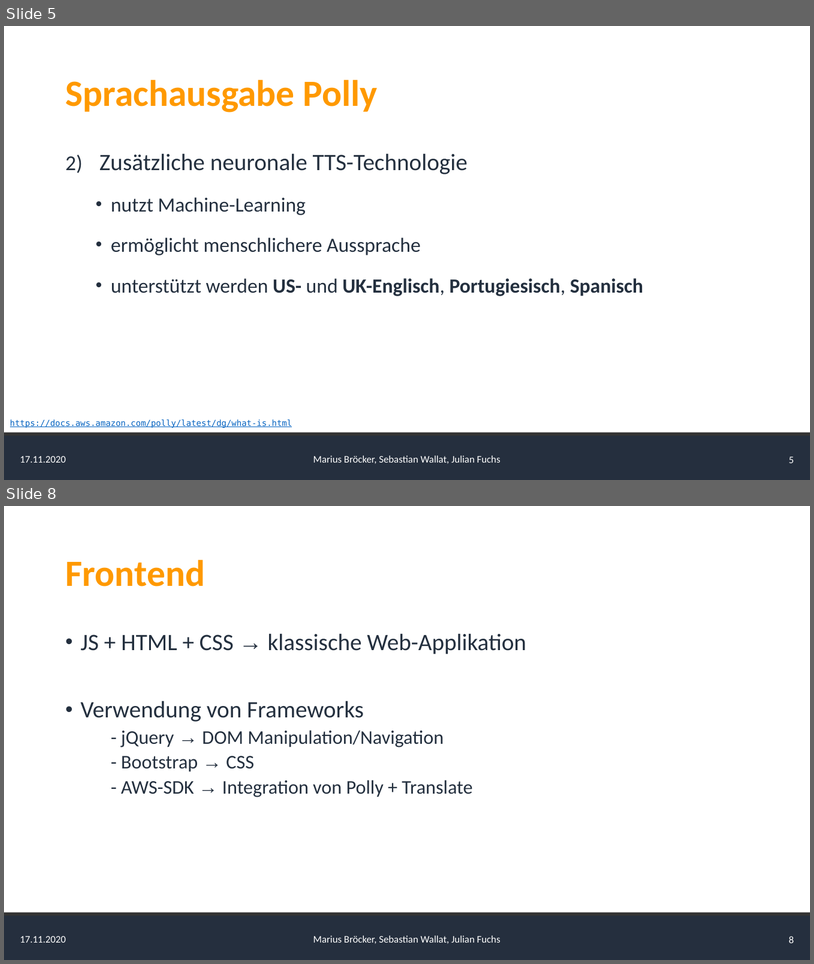
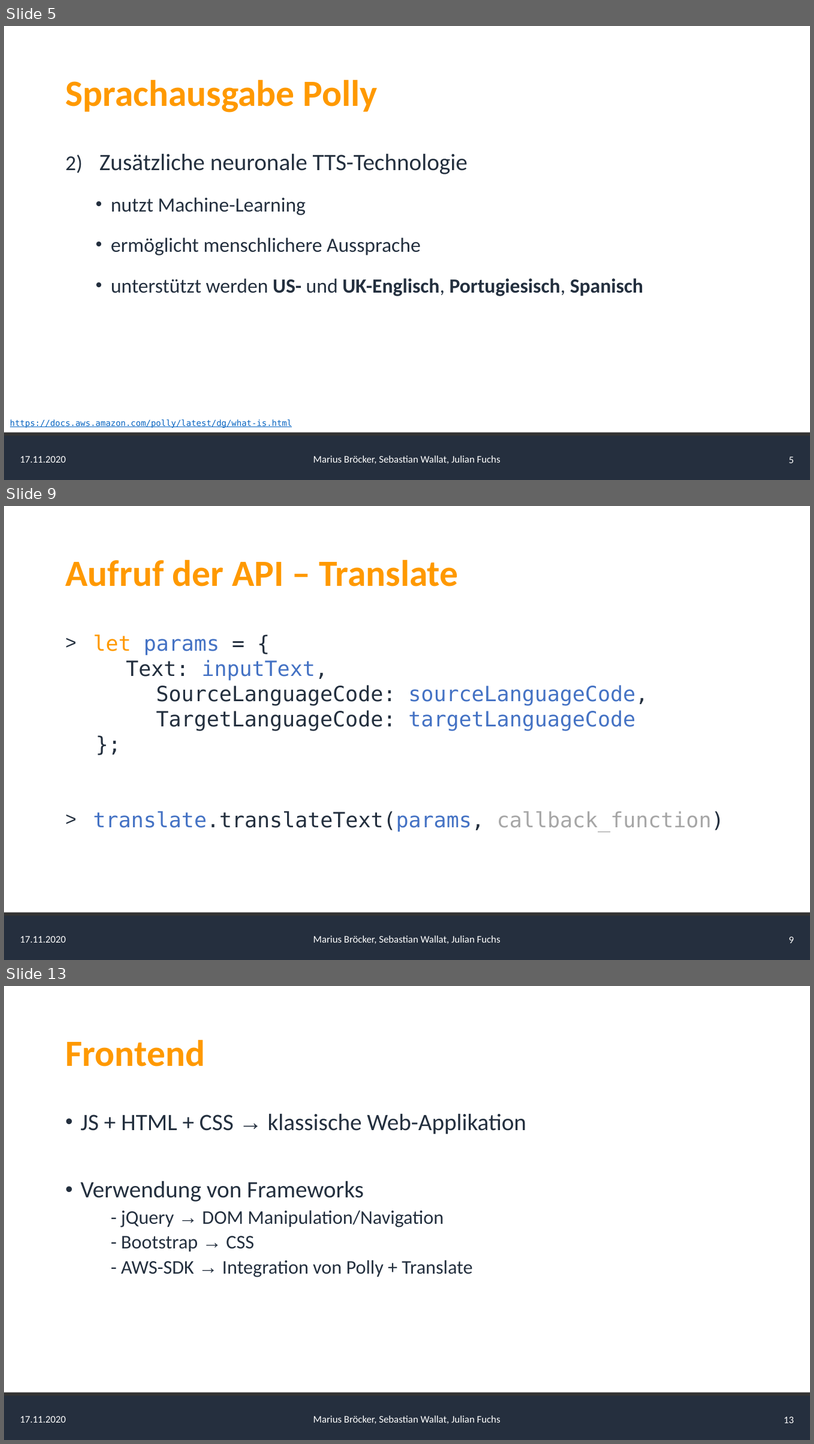
Before and after one commit to AlgorithmicEntropy/AWS_Translate_Polly, a slide deck: presentation/Presentation.pptx. Shown one above the other, each under a label of ours: slides 5 and 8 before the commit, slides 5, 9 and 13 after it; the slides between them are not shown. The pictures are 814x964 and 814x1444 pixels, drawn with LibreOffice and Linux fonts; fonts in the diff are those of the drawing. Boxes give left, top, right and bottom in pixels: in the first picture for what was removed or moved away, otherwise in the second. Text is boxed around its words. In the diff, an @@ line names an element or a change of style, - is before the commit and + after.

```diff
--- a/presentation/Presentation.pptx
+++ b/presentation/Presentation.pptx
@@ slide 9 added at box(4, 506, 810, 960), background #FFFFFF; not listed: 5 template elements that a slide beside it also shows @@
@@ title added at box(65, 559, 458, 586), 44 pt, text #FF9900, bold @@
+Aufruf der API – Translate
@@ text added at box(93, 634, 725, 832), 25 pt, text #4472C4 @@
+> let params = {
+  Text: inputText,
+  SourceLanguageCode: sourceLanguageCode,
+  TargetLanguageCode: targetLanguageCode
+  };
+> translate.translateText(params, callback_function)
@@ what was slide 8 is now slide 13 @@
@@ page number at box(784, 1416, 794, 1423): text changed @@
-8
+13
```
Also in this commit, not shown: 3 slides changed, 4 other slides added.
